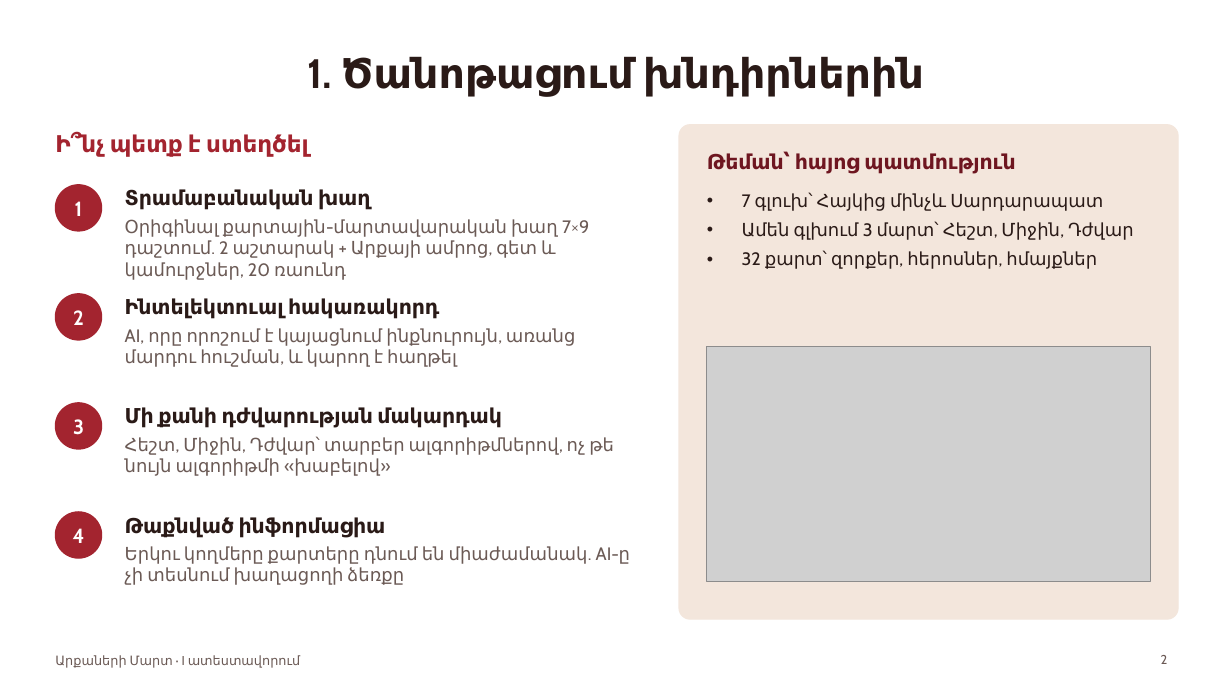
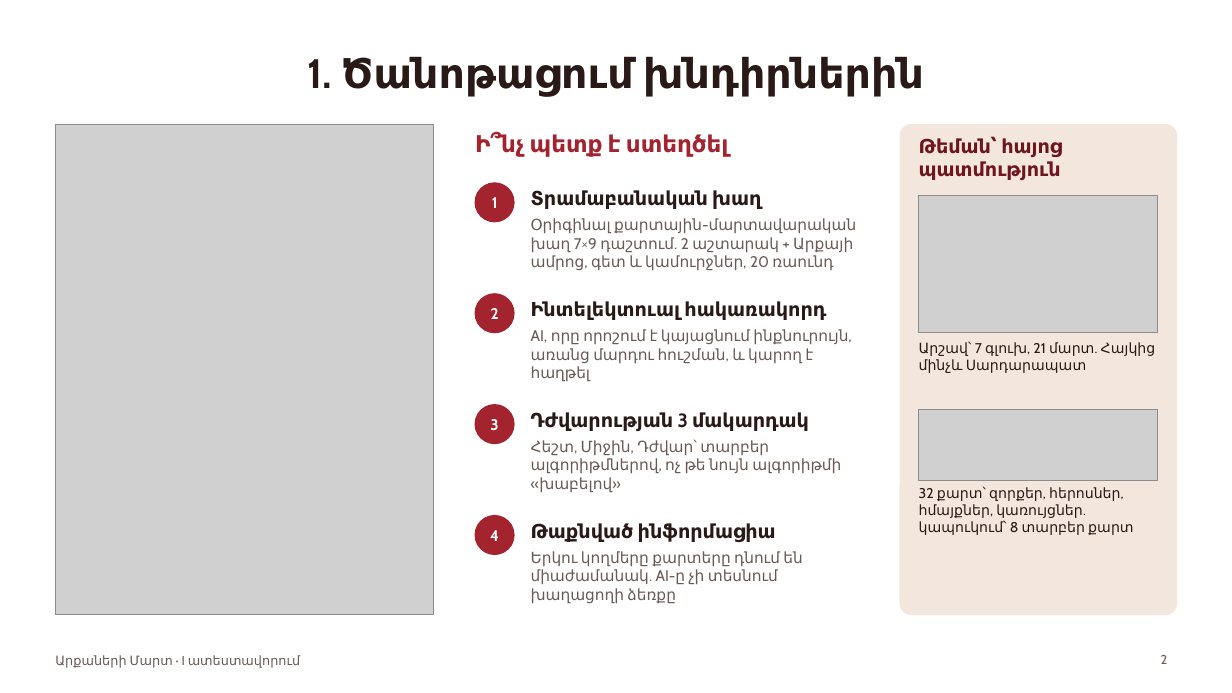
Before and after one commit to arshakhovhannisyannn-coder/kings_fight, a slide deck: slide 2 of docs/presentation/Arqaneri_Mart_I_atestavorum.pptx. Drawn at 1232x693 pixels with LibreOffice and Linux fonts; fonts in the diff are those of the drawing; grey boxes stand for pictures. Boxes give left, top, right and bottom in pixels: in the first picture for what was removed or moved away, otherwise in the second. Text is boxed around its words. In the diff, an @@ line names an element or a change of style, - is before the commit and + after.

```diff
--- a/docs/presentation/Arqaneri_Mart_I_atestavorum.pptx
+++ b/docs/presentation/Arqaneri_Mart_I_atestavorum.pptx
@@ picture added at (x1=55, y1=125, x2=433, y2=615) @@
@@ text "Ի՞նչ պետք է ստեղծել" moved from (x1=55, y1=133, x2=309, y2=157) to (x1=475, y1=133, x2=729, y2=157) @@
@@ rounded rectangle resized from (x1=679, y1=125, x2=1178, y2=619) to (x1=900, y1=125, x2=1177, y2=615) @@
@@ rounded rectangle at (x1=900, y1=125, x2=1177, y2=615): proportions changed @@
@@ text "Թեման՝ հայոց պատմություն" moved from (x1=707, y1=153, x2=1015, y2=174) to (x1=919, y1=137, x2=1062, y2=180) @@
@@ text "1" moved from (x1=75, y1=201, x2=83, y2=216) to (x1=492, y1=197, x2=498, y2=208) @@
@@ ellipse resized from (x1=55, y1=185, x2=102, y2=231) to (x1=475, y1=183, x2=514, y2=222) @@
@@ text "Տրամաբանական խաղ" moved from (x1=125, y1=189, x2=371, y2=210) to (x1=531, y1=190, x2=761, y2=209) @@
@@ text removed at (x1=742, y1=193, x2=1134, y2=269) @@
-• 7 գլուխ՝ Հայկից մինչև Սարդարապատ
-• Ամեն գլխում 3 մարտ՝ Հեշտ, Միջին, Դժվար
-• 32 քարտ՝ զորքեր, հերոսներ, հմայքներ
@@ picture added at (x1=919, y1=196, x2=1158, y2=333) @@
@@ text "Օրիգինալ քարտային-մարտավարական խաղ 7×9 դաշտում. ..." moved from (x1=125, y1=219, x2=589, y2=280) to (x1=531, y1=218, x2=857, y2=270) @@
@@ text "2" moved from (x1=73, y1=310, x2=84, y2=325) to (x1=491, y1=308, x2=499, y2=319) @@
@@ ellipse resized from (x1=55, y1=294, x2=102, y2=340) to (x1=475, y1=294, x2=514, y2=333) @@
@@ text "Ինտելեկտուալ հակառակորդ" moved from (x1=125, y1=298, x2=439, y2=319) to (x1=531, y1=301, x2=826, y2=320) @@
@@ text "AI, որը որոշում է կայացնում ..." moved from (x1=125, y1=328, x2=576, y2=367) to (x1=531, y1=329, x2=848, y2=381) @@
@@ picture removed at (x1=707, y1=347, x2=1151, y2=581) @@
@@ text added at (x1=919, y1=342, x2=1156, y2=373), 11 pt, text #2A1A17 @@
+Արշավ՝ 7 գլուխ, 21 մարտ. Հայկից մինչև Սարդարապատ
@@ text "3" moved from (x1=73, y1=419, x2=84, y2=435) to (x1=490, y1=419, x2=498, y2=430) @@
@@ ellipse resized from (x1=55, y1=403, x2=102, y2=449) to (x1=475, y1=405, x2=514, y2=444) @@
@@ text at (x1=531, y1=412, x2=809, y2=431): text changed; size 16 to 15 pt @@
-Մի քանի դժվարության մակարդակ
+Դժվարության 3 մակարդակ
@@ picture added at (x1=919, y1=409, x2=1158, y2=481) @@
@@ text "Հեշտ, Միջին, Դժվար՝ տարբեր ալգորիթմներով, ..." moved from (x1=125, y1=437, x2=614, y2=476) to (x1=531, y1=439, x2=841, y2=492) @@
@@ text added at (x1=919, y1=487, x2=1134, y2=535), 11 pt, text #2A1A17 @@
+32 քարտ՝ զորքեր, հերոսներ, հմայքներ, կառույցներ. կապուկում՝ 8 տարբեր քարտ
@@ size 16 to 12 pt in 4 elements at (x1=492, y1=197, x2=498, y2=208), (x1=491, y1=308, x2=499, y2=319), (x1=490, y1=419, x2=498, y2=430), (x1=490, y1=530, x2=499, y2=541) @@
@@ text "4" moved from (x1=73, y1=528, x2=85, y2=543) to (x1=490, y1=530, x2=499, y2=541) @@
@@ ellipse resized from (x1=55, y1=512, x2=102, y2=558) to (x1=475, y1=516, x2=514, y2=555) @@
@@ size 16 to 15 pt in 4 elements at (x1=919, y1=137, x2=1062, y2=180), (x1=531, y1=190, x2=761, y2=209), (x1=531, y1=301, x2=826, y2=320), (x1=531, y1=523, x2=776, y2=542) @@
@@ text "Թաքնված ինֆորմացիա" moved from (x1=125, y1=517, x2=386, y2=538) to (x1=531, y1=523, x2=776, y2=542) @@
@@ size 14 to 12 pt in 4 elements at (x1=531, y1=218, x2=857, y2=270), (x1=531, y1=329, x2=848, y2=381), (x1=531, y1=439, x2=841, y2=492), (x1=531, y1=551, x2=802, y2=603) @@
@@ text "Երկու կողմերը քարտերը դնում են ..." moved from (x1=125, y1=546, x2=630, y2=585) to (x1=531, y1=551, x2=802, y2=603) @@
```
Also in this commit, not shown: 5 other slides changed, 9 other files.
